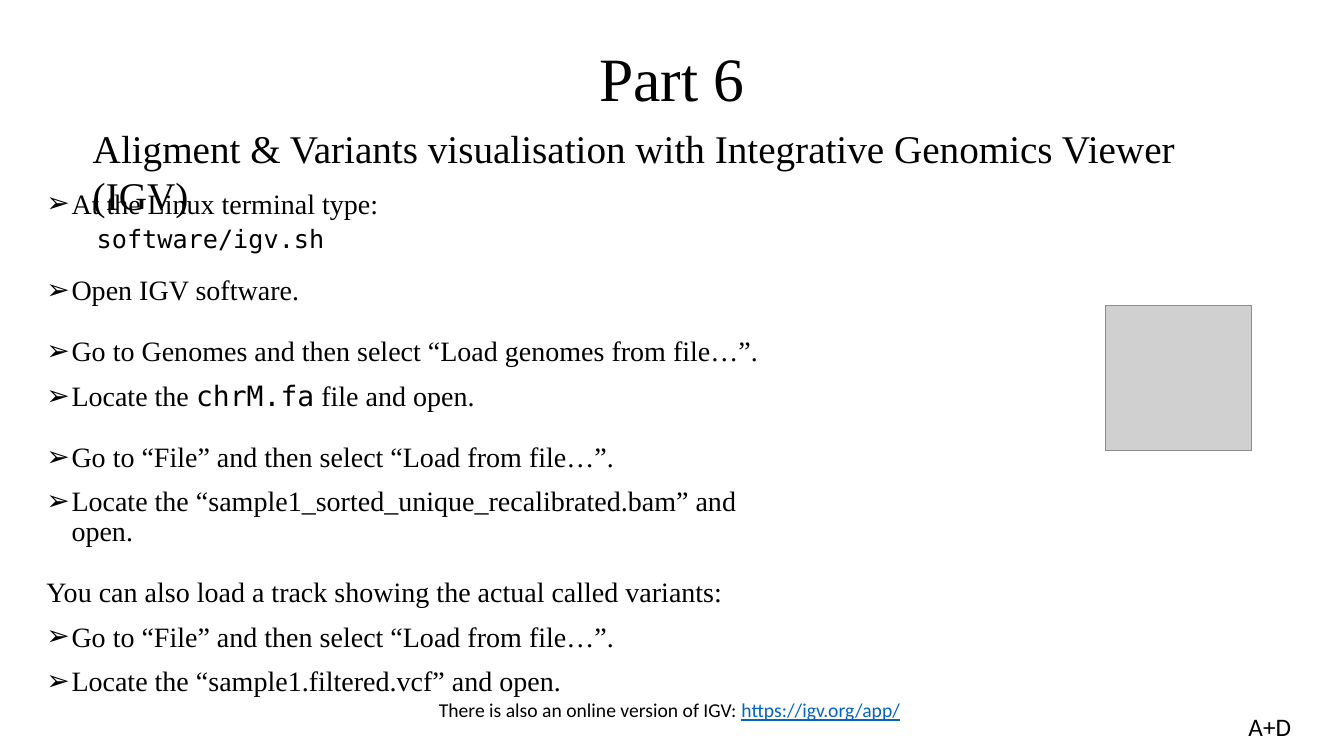
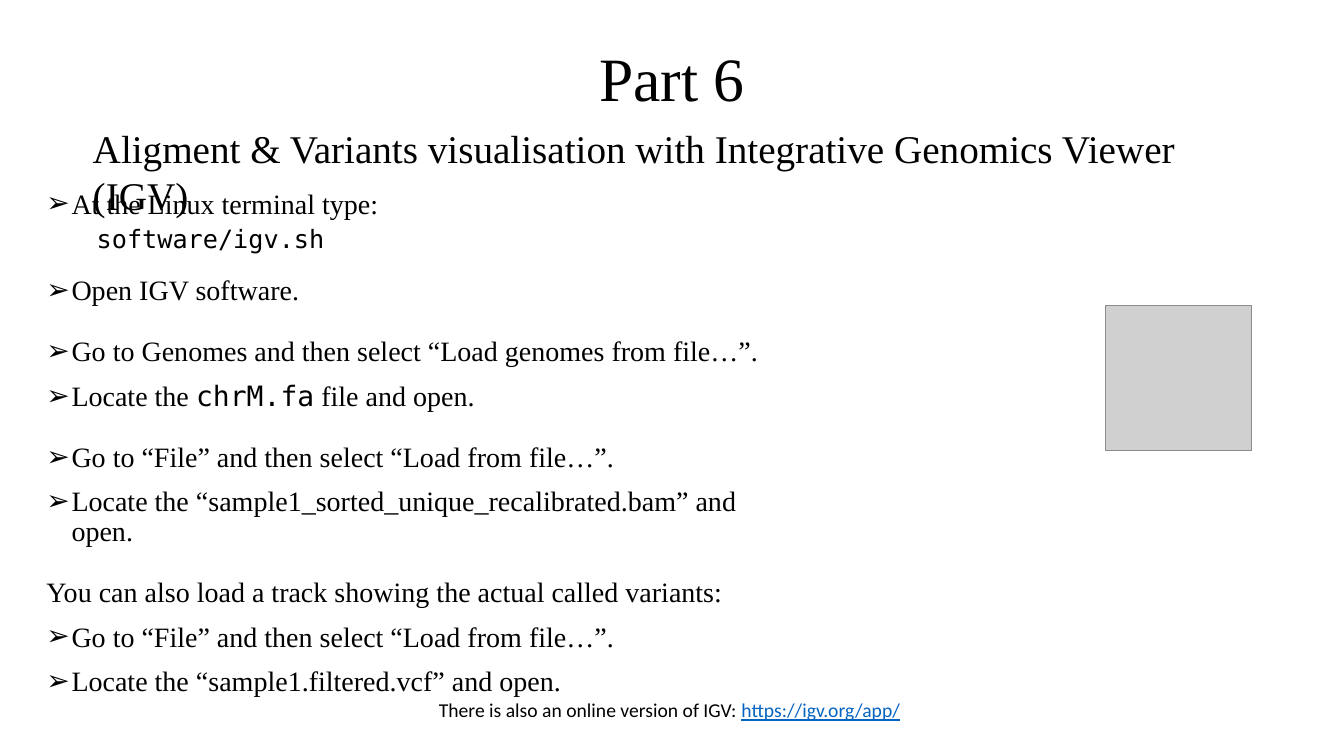
Before and after one commit to sgul-genetics-centre-bioinformatics/NGS-bioinformatics-workshop_SGUL_31-01-2020, a slide deck: slide 34 of NGS_workshop_31_01_2020_final.pptx (slide 33 before the commit). Drawn at 1344x756 pixels with LibreOffice and Linux fonts; fonts in the diff are those of the drawing; grey boxes stand for pictures. Boxes give left, top, right and bottom in pixels: in the first picture for what was removed or moved away, otherwise in the second. Text is boxed around its words. In the diff, an @@ line names an element or a change of style, - is before the commit and + after.

```diff
--- a/NGS_workshop_31_01_2020_final.pptx
+++ b/NGS_workshop_31_01_2020_final.pptx
@@ text removed at (1248,719,1291,736) @@
-A+D
```
Also in this commit, not shown: 2 other slides changed, 1 slide added.
